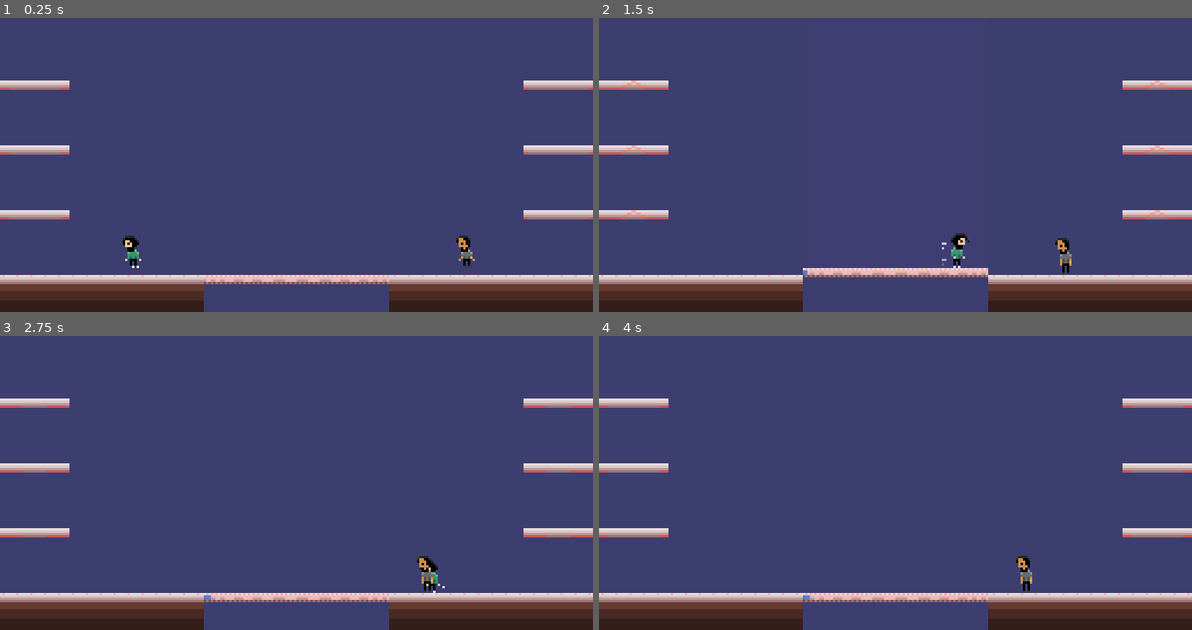
Above: before the commit, frames 1-4 (two rows, left to right).
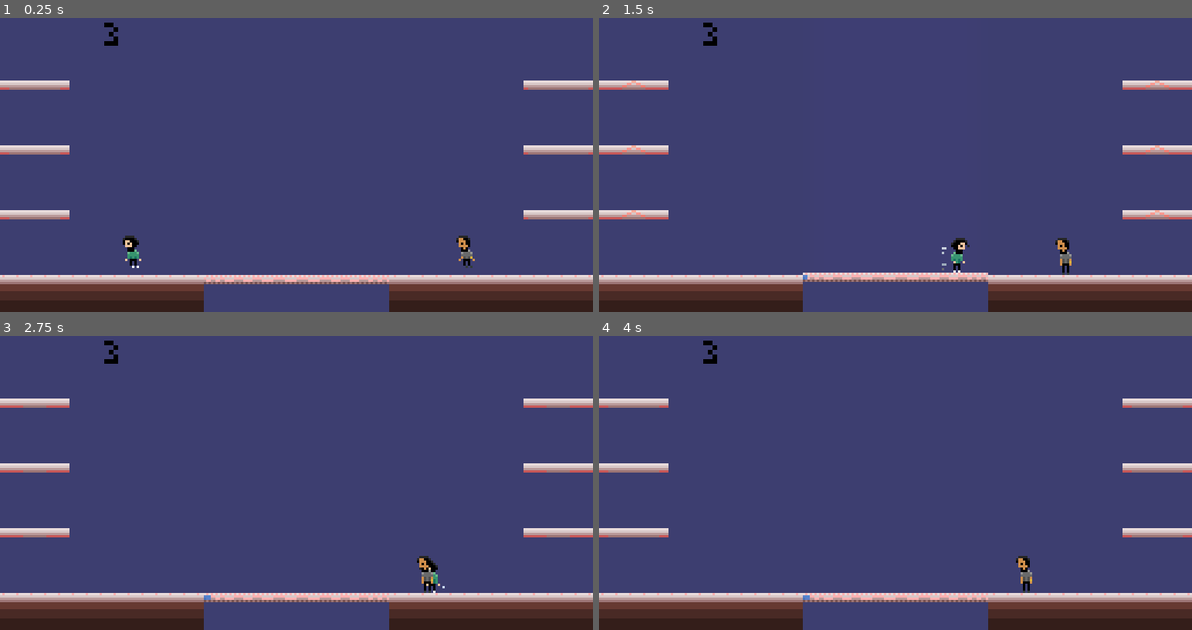
Above: after the commit, the same moments.

Repository: zequintino/showdown_in_the_sky
Game: Godot game, scene res://scenes/main.tscn
The game is run twice, just before and just after one commit, with the same random seed, the same clock (stepped at 60 frames per second) and the same inputs.
Inputs:
- Up to frame 1 (0.25 s): no input
- Up to frame 2 (1.5 s): hold D (move_right_1) from 0.53 s (still down); tap F (dash_1) at 0.6 s; tap Space (jump_1) at 0.77 s; tap G (kick_1) at 1.35 s
- Up to frame 3 (2.75 s): tap Space (jump_1) at 1.52 s; release D (move_right_1) at 2.03 s; hold A (move_left_1) from 2.03 s (still down); tap Ctrl (punch_1) at 2.1 s
- Up to frame 4 (4 s): release A (move_left_1) at 2.78 s; hold D (move_right_1) from 2.78 s (still down); tap F (dash_1) at 2.85 s; tap Space (jump_1) at 3.02, 3.77 s; tap G (kick_1) at 3.6 s

The runs differ from the first frame. In frame 1, 0.1% of the frame differs, in the area x 17-20%, y 1-10%; in frame 2, 1.7%, in the area x 17-66%, y 1-90%; in frame 3, 0.1%; in frame 4, 0.1%.

Commit message:
reorganize git

Diff:
--- a/scenes/platform.tscn
+++ b/scenes/platform.tscn
@@ -35,7 +35,6 @@
 [node name="Platform" type="Path2D"]
 curve = SubResource("Curve2D_fbq2g")
 script = ExtResource("1_j2q25")
-speed = 4.0
 
 [node name="PathFollow" type="PathFollow2D" parent="."]
 position = Vector2(0, 86)
--- a/scenes/stage.tscn
+++ b/scenes/stage.tscn
@@ -401,11 +401,11 @@
 
 [node name="TimerSprite" type="Sprite2D" parent="CanvasLayer"]
 texture_filter = 1
-position = Vector2(-5, -54)
+position = Vector2(37, 19)
+scale = Vector2(2, 2)
 texture = ExtResource("4_ikmgt")
 hframes = 2
 vframes = 2
-frame = 2
 metadata/_aseprite_wizard_config_ = {
 "i_mode": 0,
 "keep_anim_length": false,
--- a/scenes/ze.tscn
+++ b/scenes/ze.tscn
@@ -231,6 +231,22 @@
 script = ExtResource("1_dm3mn")
 speed = 80.0
 player_input = ExtResource("2_o7nxp")
+
+[node name="StateLabel" type="Label" parent="."]
+visible = false
+texture_filter = 1
+anchors_preset = 1
+anchor_left = 1.0
+anchor_right = 1.0
+offset_left = -1.0
+offset_bottom = 12.0
+grow_horizontal = 0
+scale = Vector2(0.3, 0.3)
+size_flags_horizontal = 3
+size_flags_vertical = 3
+horizontal_alignment = 3
+vertical_alignment = 3
+uppercase = true
 
 [node name="AnimSprite" type="AnimatedSprite2D" parent="."]
 texture_filter = 1
@@ -267,16 +283,6 @@
 
 [node name="Walk" parent="States" instance=ExtResource("5_2ceqa")]
 
-[node name="StateLabel" type="Label" parent="."]
-visible = false
-texture_filter = 1
-offset_left = -5.0
-offset_top = -17.0
-offset_right = 82.0
-offset_bottom = 6.0
-scale = Vector2(0.3, 0.3)
-visible_characters_behavior = 1
-
 [node name="PunchArea" type="Area2D" parent="."]
 collision_layer = 0
 collision_mask = 0
--- a/scripts/platform.gd
+++ b/scripts/platform.gd
@@ -9,7 +9,7 @@
 @onready var timer_sprite = Node2D
 @onready var canvas_layer = Node2D
 
-@export var speed: float = 2.0
+@export var speed: float = 2.0 #default
 
 var controlling_platform = false
 var countdown = false
Binary file removed: aseprite/background.aseprite
Not shown, removed: aseprite/background.aseprite.import
Binary file removed: aseprite/characters.ase
Not shown, removed: aseprite/characters.ase.import
Binary file removed: aseprite/ui.aseprite
Not shown, removed: aseprite/ui.aseprite.import
